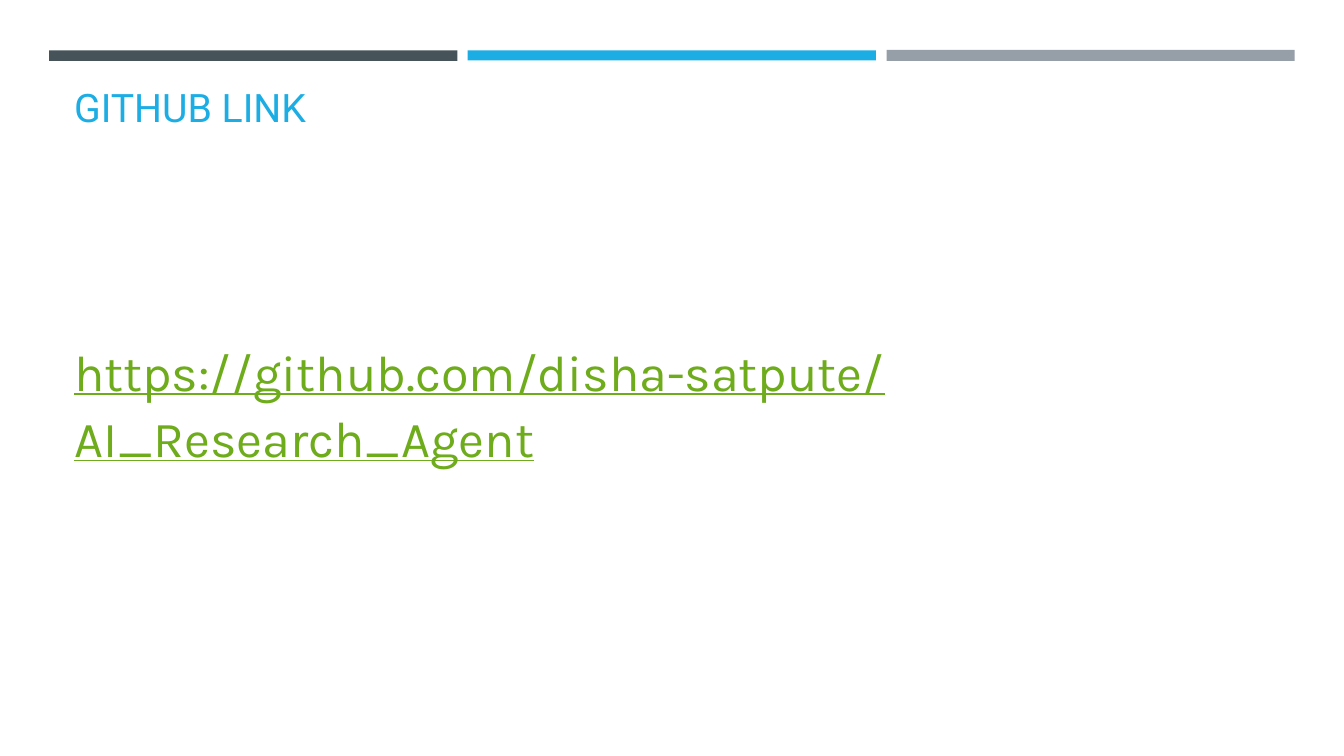
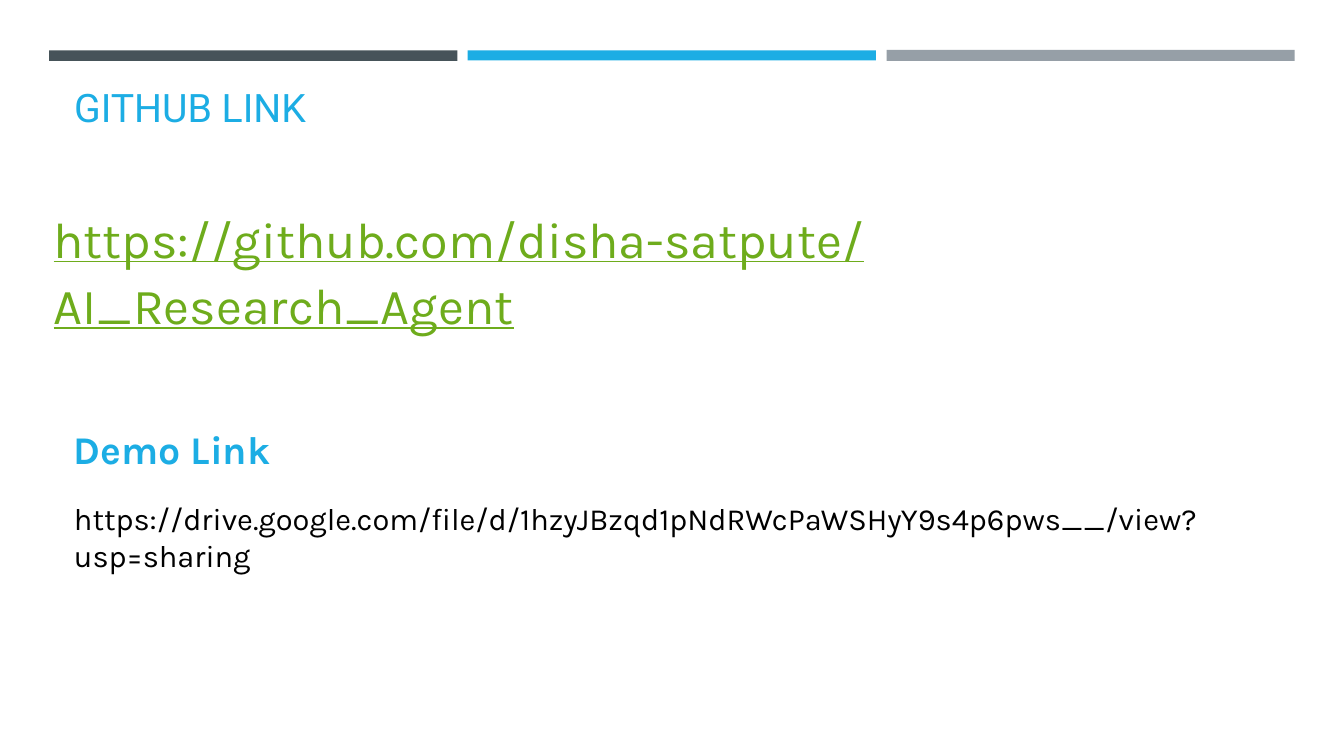
Before and after one commit to disha-satpute/AI_Research_Agent, a slide deck: slide 16 of assets/AI_Research _Agent_by_Disha_Satpute.pptx. Drawn at 1344x756 pixels with LibreOffice and Linux fonts; fonts in the diff are those of the drawing; background and template pictures are left out. Boxes give left, top, right and bottom in pixels: in the first picture for what was removed or moved away, otherwise in the second. Text is boxed around its words. In the diff, an @@ line names an element or a change of style, - is before the commit and + after.

Commit message:
added ppt

```diff
--- a/assets/AI_Research _Agent_by_Disha_Satpute.pptx
+++ b/assets/AI_Research _Agent_by_Disha_Satpute.pptx
@@ text "https://github.com/disha-satpute/AI_Research_Agent": place and size @@
-text "https://github.com/disha-satpute/AI_Research_Agent" at box(74, 354, 884, 470)
+text "https://github.com/disha-satpute/AI_Research_Agent" at box(54, 221, 864, 337)
@@ text added at box(74, 436, 271, 465), 28 pt, text #1CADE4, bold @@
+Demo Link
@@ text added at box(74, 507, 1197, 574), 22 pt, text #000000 @@
+https://drive.google.com/file/d/1hzyJBzqd1pNdRWcPaWSHyY9s4p6pws__/view?usp=sharing
```
